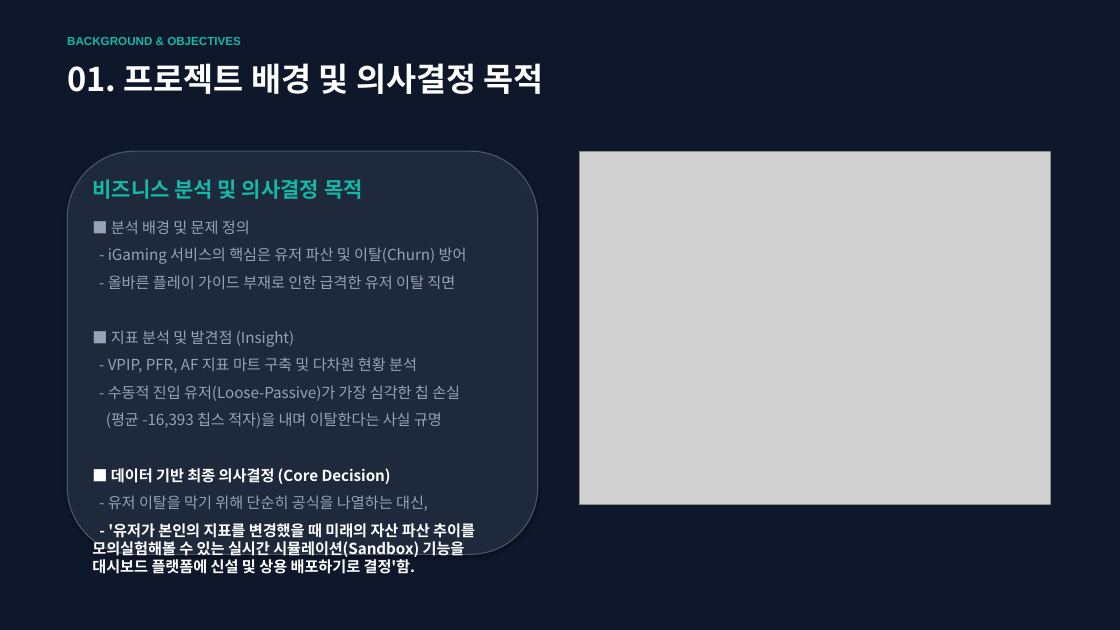
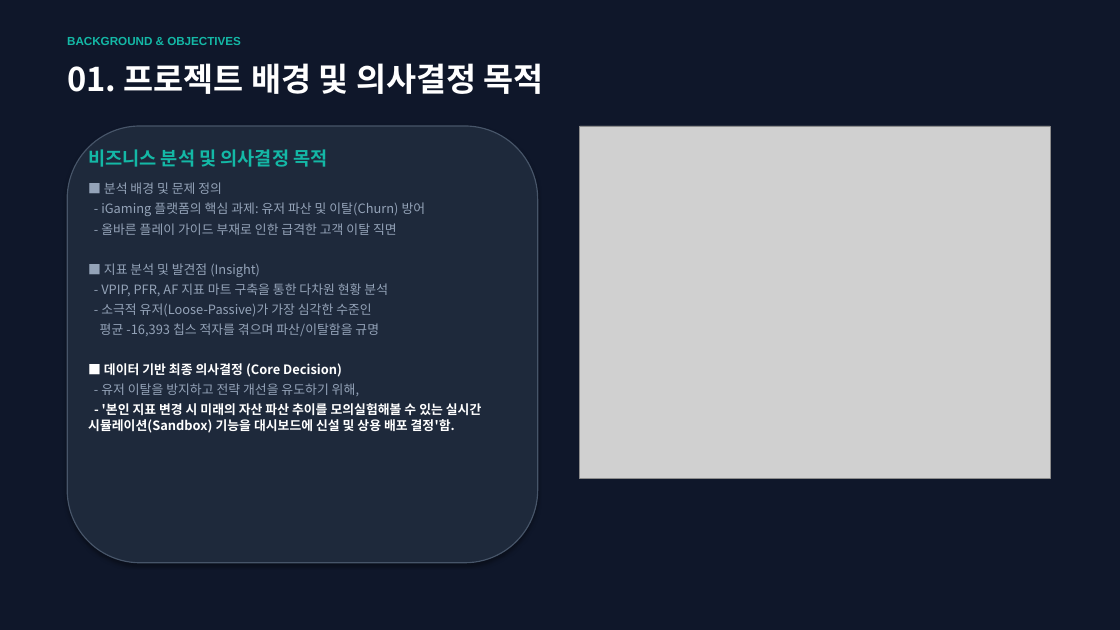
Before and after one commit to JeongSeongHun054/SteamlitPoker, a slide deck: slide 2 of poker_analytics_presentation.pptx. Drawn at 1120x630 pixels with LibreOffice and Linux fonts; fonts in the diff are those of the drawing; grey boxes stand for pictures. Boxes give left, top, right and bottom in pixels: in the first picture for what was removed or moved away, otherwise in the second. Text is boxed around its words. In the diff, an @@ line names an element or a change of style, - is before the commit and + after.

Commit message:
Fix slide card layout text overflow and adjust image sizing

```diff
--- a/poker_analytics_presentation.pptx
+++ b/poker_analytics_presentation.pptx
@@ rounded rectangle resized from (x1=67, y1=151, x2=538, y2=555) to (x1=67, y1=126, x2=538, y2=563) @@
@@ text at (x1=88, y1=146, x2=342, y2=377): size 18 to 16 pt in "비즈니스 분석 및 의사결정 목적"; size 13 to 11 pt in "■ 분석 배경 및 문제 정의", "■ 지표 분석 및 발견점 (Insight)", "■ 데이터 기반 최종 의사결정 (Core Decision)"; less space between paragraphs @@
@@ text "비즈니스 분석 및 의사결정 목적" moved from (x1=92, y1=179, x2=475, y2=574) to (x1=88, y1=146, x2=481, y2=433) @@
@@ picture moved from (x1=580, y1=151, x2=1050, y2=504) to (x1=580, y1=126, x2=1050, y2=479) @@
@@ text at (x1=101, y1=202, x2=426, y2=235): text changed; size 13 to 11 pt @@
-- iGaming 서비스의 핵심은 유저 파산 및 이탈(Churn) 방어
-- 올바른 플레이 가이드 부재로 인한 급격한 유저 이탈 직면
+- iGaming 플랫폼의 핵심 과제: 유저 파산 및 이탈(Churn) 방어
+- 올바른 플레이 가이드 부재로 인한 급격한 고객 이탈 직면
@@ text at (x1=100, y1=283, x2=388, y2=336): text changed; size 13 to 11 pt @@
-- VPIP, PFR, AF 지표 마트 구축 및 다차원 현황 분석
-- 수동적 진입 유저(Loose-Passive)가 가장 심각한 칩 손실
-(평균 -16,393 칩스 적자)을 내며 이탈한다는 사실 규명
+- VPIP, PFR, AF 지표 마트 구축을 통한 다차원 현황 분석
+- 소극적 유저(Loose-Passive)가 가장 심각한 수준인
+평균 -16,393 칩스 적자를 겪으며 파산/이탈함을 규명
@@ text at (x1=88, y1=383, x2=481, y2=433): text changed; size 13 to 11 pt @@
-- 유저 이탈을 막기 위해 단순히 공식을 나열하는 대신,
-- '유저가 본인의 지표를 변경했을 때 미래의 자산 파산 추이를 모의실험해볼 수 있는 실시간 시뮬레이션(Sandbox) 기능을 대시보드 플랫폼에 신설 및 상용 배포하기로 결정'함.
+- 유저 이탈을 방지하고 전략 개선을 유도하기 위해,
+- '본인 지표 변경 시 미래의 자산 파산 추이를 모의실험해볼 수 있는 실시간 시뮬레이션(Sandbox) 기능을 대시보드에 신설 및 상용 배포 결정'함.
```
Also in this commit, not shown: 4 other slides changed, 1 other file.
